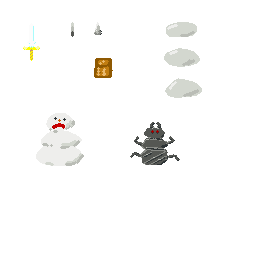
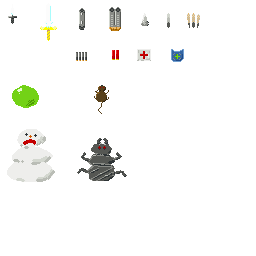
Two versions of the same layered image (256x256). Layer-by-layer changes:
painted on "Layer" over [left=7, top=3, right=202, bottom=182]
